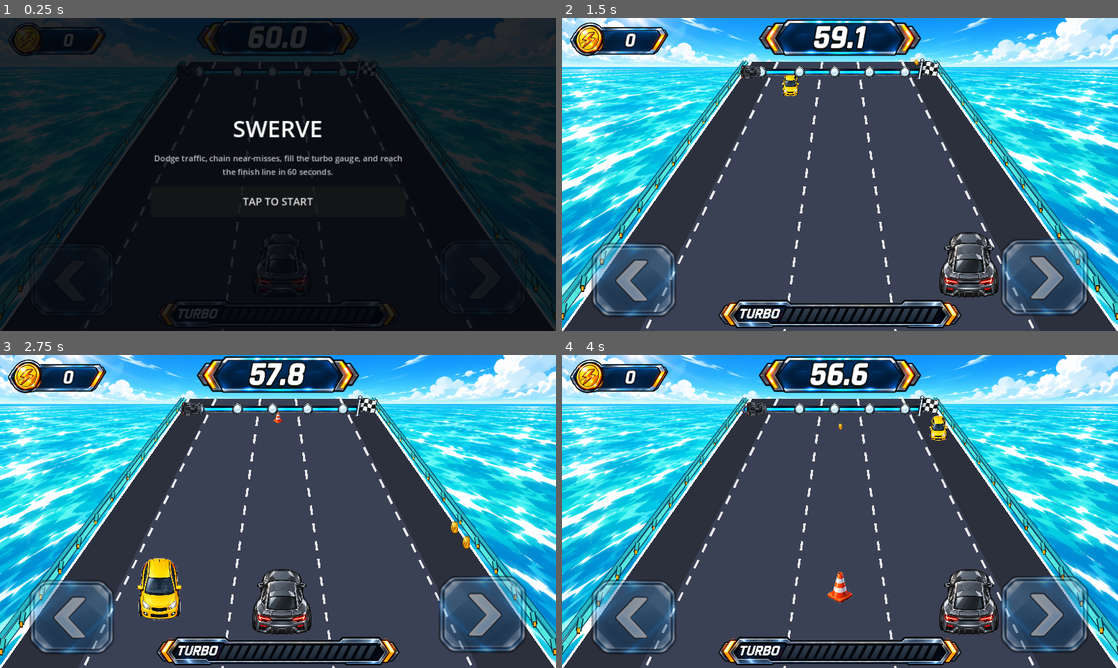
Above: before the commit, frames 1-4 (two rows, left to right).
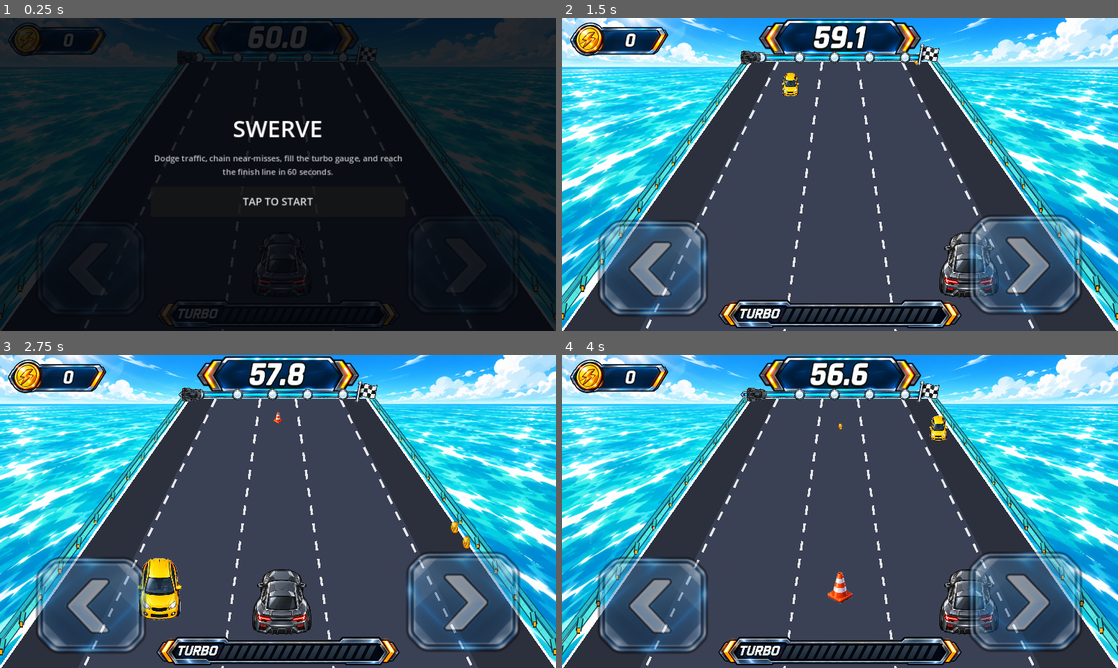
Above: after the commit, the same moments.

Repository: kjs8806/swerve
Game: Godot game, scene res://scenes/Main.tscn
Two runs of this game, one before a commit and one after it. Both use one fixed random seed, a clock stepped at 60 frames per second and the inputs below.
Inputs:
- Up to frame 1 (0.25 s): no input
- Up to frame 2 (1.5 s): click "TAP TO START" at 0.5 s; tap Enter at 1.25, 1.35 s; hold Right from 1.28 s (still down)
- Up to frame 3 (2.75 s): tap Space at 1.52, 2.27 s; release Right at 2.03 s; hold Left from 2.03 s (still down); tap Enter at 2.1 s
- Up to frame 4 (4 s): release Left at 2.78 s; hold Right from 2.78 s (still down); tap Enter at 2.85, 3.6 s; tap Space at 3.77 s

The runs differ from the first frame. In frame 1, 0.5% of the frame differs, in the area x 31-68%, y 8-20%; in frame 2, 11%, in the area x 5-95%, y 8-96%; in frame 3, 11%; in frame 4, 11%.

Commit message:
Enlarge steer buttons, reposition progress track, restyle combo popup, and redesign the finish line
- Steer buttons are 30% bigger for easier touch targets.
- Progress track shifted up so it no longer overlaps the combo popup text.
- Combo popup text now uses the racing display font with bolder outline/shadow and a pop-in/fade-out animation.
- Obstacle waves stop spawning once the finish line scrolls into view, clearing the final stretch.
- Finish line banner redesigned with gold trim, metallic poles with finial caps, a contact shadow, and bold outlined text.

Co-Authored-By: Claude Sonnet 5 <noreply@anthropic.com>
Claude-Session: https://claude.ai/code/session_01QqagUjceaYyhY4xqvSyKnT

Diff:
--- a/godot/scenes/Main.tscn
+++ b/godot/scenes/Main.tscn
@@ -88,9 +88,9 @@
 anchor_left = 0.5
 anchor_right = 0.5
 offset_left = -180.0
-offset_top = 66.0
+offset_top = 41.0
 offset_right = 180.0
-offset_bottom = 111.0
+offset_bottom = 86.0
 mouse_filter = 2
 
 [node name="ProgressTrackArt" type="TextureRect" parent="HUD/Root/ProgressTrack"]
@@ -180,15 +180,20 @@
 [node name="ComboPopup" type="Label" parent="HUD/Root"]
 anchor_left = 0.5
 anchor_right = 0.5
-offset_left = -150.0
-offset_top = 90.0
-offset_right = 150.0
-offset_bottom = 130.0
-theme_override_font_sizes/font_size = 28
+offset_left = -200.0
+offset_top = 94.0
+offset_right = 200.0
+offset_bottom = 144.0
+theme_override_fonts/font = ExtResource("12_combo_font")
+theme_override_font_sizes/font_size = 46
 theme_override_colors/font_color = Color(0.208, 0.878, 0.631, 1)
-theme_override_colors/font_outline_color = Color(0, 0, 0, 0.85)
-theme_override_constants/outline_size = 6
-horizontal_alignment = 1
+theme_override_colors/font_outline_color = Color(0.01, 0.02, 0.04, 0.95)
+theme_override_colors/font_shadow_color = Color(0, 0, 0, 0.55)
+theme_override_constants/outline_size = 10
+theme_override_constants/shadow_offset_x = 2
+theme_override_constants/shadow_offset_y = 4
+horizontal_alignment = 1
+vertical_alignment = 1
 visible = false
 
 [node name="TurboBanner" type="Label" parent="HUD/Root"]
@@ -238,8 +243,8 @@
 anchor_top = 1.0
 anchor_bottom = 1.0
 offset_left = 14.0
-offset_top = -160.0
-offset_right = 238.0
+offset_top = -202.0
+offset_right = 305.2
 offset_bottom = -20.0
 texture_normal = ExtResource("8_left")
 ignore_texture_size = true
@@ -251,8 +256,8 @@
 anchor_top = 1.0
 anchor_right = 1.0
 anchor_bottom = 1.0
-offset_left = -238.0
-offset_top = -160.0
+offset_left = -305.2
+offset_top = -202.0
 offset_right = -14.0
 offset_bottom = -20.0
 texture_normal = ExtResource("9_right")
--- a/godot/scripts/Race.gd
+++ b/godot/scripts/Race.gd
@@ -101,6 +101,7 @@
 	preload("res://assets/obstacles/loose-tire-hd.png"),
 	preload("res://assets/obstacles/traffic-cone-hd.png"),
 ]
+const FINISH_TAPE_FONT := preload("res://assets/fonts/Rajdhani-Bold.ttf")
 
 enum State { READY, PLAYING, WIN, LOSE }
 
@@ -140,6 +141,7 @@
 var lane_change_lock_until: int = 0
 var combo_popup_timer: float = 0.0
 var combo_badge_tween: Tween
+var combo_popup_tween: Tween
 var vignette_tex: GradientTexture2D
 var cloud_seeds: Array = []
 var rock_seeds: Array = []
@@ -341,11 +343,28 @@
 
 
 func popup_combo(text: String, color: Color) -> void:
+	if combo_popup_tween != null and combo_popup_tween.is_valid():
+		combo_popup_tween.kill()
 	combo_popup.text = text
 	combo_popup.add_theme_color_override("font_color", color)
-	combo_popup.modulate = Color(1, 1, 1, 1)
 	combo_popup.visible = true
+	combo_popup.pivot_offset = combo_popup.size * 0.5
+	combo_popup.scale = Vector2.ONE * 0.55
+	combo_popup.rotation = deg_to_rad(-5.0)
+	combo_popup.modulate = Color(1, 1, 1, 0.0)
 	combo_popup_timer = 0.65
+
+	combo_popup_tween = create_tween()
+	combo_popup_tween.set_parallel(true)
+	combo_popup_tween.tween_property(combo_popup, "scale", Vector2.ONE * 1.1, 0.16) \
+		.set_trans(Tween.TRANS_BACK).set_ease(Tween.EASE_OUT)
+	combo_popup_tween.tween_property(combo_popup, "rotation", 0.0, 0.16) \
+		.set_trans(Tween.TRANS_BACK).set_ease(Tween.EASE_OUT)
+	combo_popup_tween.tween_property(combo_popup, "modulate:a", 1.0, 0.10)
+	combo_popup_tween.chain().set_parallel(false)
+	combo_popup_tween.tween_property(combo_popup, "scale", Vector2.ONE, 0.10).set_trans(Tween.TRANS_QUAD)
+	combo_popup_tween.tween_interval(0.25)
+	combo_popup_tween.tween_property(combo_popup, "modulate:a", 0.0, 0.14)
 
 
 func _play_combo_badge_fx() -> void:
@@ -586,7 +605,11 @@
 
 	obstacle_timer -= dt
 	if obstacle_timer <= 0.0:
-		_spawn_obstacle_wave()
+		# Stop feeding in new oncoming traffic once the finish line has
+		# scrolled into view, so the final stretch reads as a clear run to
+		# the flag instead of a last-second dodge.
+		if FINISH_DISTANCE - distance > FINISH_REVEAL_RANGE:
+			_spawn_obstacle_wave()
 		var t := time
 		var interval: float
 		if t < 8.0:
@@ -1012,25 +1035,51 @@
 	var scale := scale_at(p)
 	var cx := center_x()
 	var hw: float = half_width_at(p) * (1.0 + 1.0 / (LANES - 1))
-	var band_h: float = 24.0 * scale
-	var pole_w: float = 6.0 * scale
-	var pole_h: float = band_h * 2.6
-
-	draw_rect(Rect2(cx - hw - pole_w, y - pole_h, pole_w, pole_h), Color8(0xc0, 0x2c, 0x46))
-	draw_rect(Rect2(cx + hw, y - pole_h, pole_w, pole_h), Color8(0xc0, 0x2c, 0x46))
-
-	var cols := 16
+	var band_h: float = 26.0 * scale
+	var trim_h: float = 4.0 * scale
+	var pole_w: float = 7.0 * scale
+	var banner_h: float = band_h + trim_h * 2.0
+	var pole_h: float = banner_h + 16.0 * scale
+	var cap_r: float = pole_w * 1.15
+
+	var left_pole_x := cx - hw - pole_w
+	var right_pole_x := cx + hw
+	var pole_top := y - pole_h
+
+	# soft contact shadow beneath the whole banner assembly, for depth
+	draw_rect(Rect2(left_pole_x - 2.0 * scale, y - banner_h + 5.0 * scale,
+		(right_pole_x + pole_w + 2.0 * scale) - (left_pole_x - 2.0 * scale), banner_h),
+		Color(0, 0, 0, 0.20))
+
+	# poles: brushed-steel look (dark body + bright highlight stripe) with a
+	# gold finial cap, rather than a flat single-tone rectangle
+	for pole_x in [left_pole_x, right_pole_x]:
+		draw_rect(Rect2(pole_x, pole_top, pole_w, pole_h), Color8(0x33, 0x36, 0x3d))
+		draw_rect(Rect2(pole_x + pole_w * 0.6, pole_top, pole_w * 0.2, pole_h), Color8(0x9a, 0xa1, 0xad))
+		draw_circle(Vector2(pole_x + pole_w * 0.5, pole_top), cap_r, Color8(0xff, 0xcf, 0x4d))
+		draw_circle(Vector2(pole_x + pole_w * 0.5, pole_top), cap_r, Color(0, 0, 0, 0.35), false, 1.5 * scale)
+
+	# gold trim frames the checkered field top and bottom
+	draw_rect(Rect2(cx - hw, y - banner_h, hw * 2.0, trim_h), Color8(0xff, 0xc9, 0x3c))
+	draw_rect(Rect2(cx - hw, y - trim_h, hw * 2.0, trim_h), Color8(0xff, 0xc9, 0x3c))
+
+	var cols := 18
 	var cw: float = (hw * 2.0) / cols
 	for i in range(cols):
-		var col: Color = Color8(0x11, 0x13, 0x18) if i % 2 == 0 else Color8(0xf5, 0xf5, 0xf5)
-		draw_rect(Rect2(cx - hw + i * cw, y - band_h, cw, band_h), col)
-	draw_rect(Rect2(cx - hw, y - band_h, hw * 2.0, band_h), Color(0, 0, 0, 0.5), false, 2.0 * scale)
-
-	var font := ThemeDB.fallback_font
-	var font_size: int = int(15 * scale)
-	var text_pos := Vector2(cx - font.get_string_size("FINISH", HORIZONTAL_ALIGNMENT_CENTER, -1, font_size).x / 2.0, y - band_h / 2.0 + 5.0 * scale)
-	draw_string_outline(font, text_pos, "FINISH", HORIZONTAL_ALIGNMENT_CENTER, -1, font_size, maxi(2, int(3 * scale)), Color(0, 0, 0, 0.85))
-	draw_string(font, text_pos, "FINISH", HORIZONTAL_ALIGNMENT_CENTER, -1, font_size, Color.WHITE)
+		var col: Color = Color8(0x14, 0x16, 0x1c) if i % 2 == 0 else Color8(0xf7, 0xf7, 0xf7)
+		draw_rect(Rect2(cx - hw + i * cw, y - banner_h + trim_h, cw, band_h), col)
+
+	# crisp dark frame around the whole banner ties the trim and checkers together
+	draw_rect(Rect2(cx - hw, y - banner_h, hw * 2.0, banner_h), Color(0, 0, 0, 0.55), false, 2.0 * scale)
+
+	var font := FINISH_TAPE_FONT
+	var font_size: int = int(18 * scale)
+	var label := "FINISH"
+	var text_w := font.get_string_size(label, HORIZONTAL_ALIGNMENT_CENTER, -1, font_size).x
+	var text_pos := Vector2(cx - text_w / 2.0, y - banner_h + trim_h + band_h / 2.0 + 6.5 * scale)
+	draw_string_outline(font, text_pos + Vector2(1.0, 1.5) * scale, label, HORIZONTAL_ALIGNMENT_CENTER, -1, font_size, maxi(2, int(3 * scale)), Color(0, 0, 0, 0.35))
+	draw_string_outline(font, text_pos, label, HORIZONTAL_ALIGNMENT_CENTER, -1, font_size, maxi(2, int(4 * scale)), Color(0, 0, 0, 0.9))
+	draw_string(font, text_pos, label, HORIZONTAL_ALIGNMENT_CENTER, -1, font_size, Color8(0xff, 0xdd, 0x77))
 
 
 # Approved twin-exhaust-flame sprite (already a matched left/right pair in
